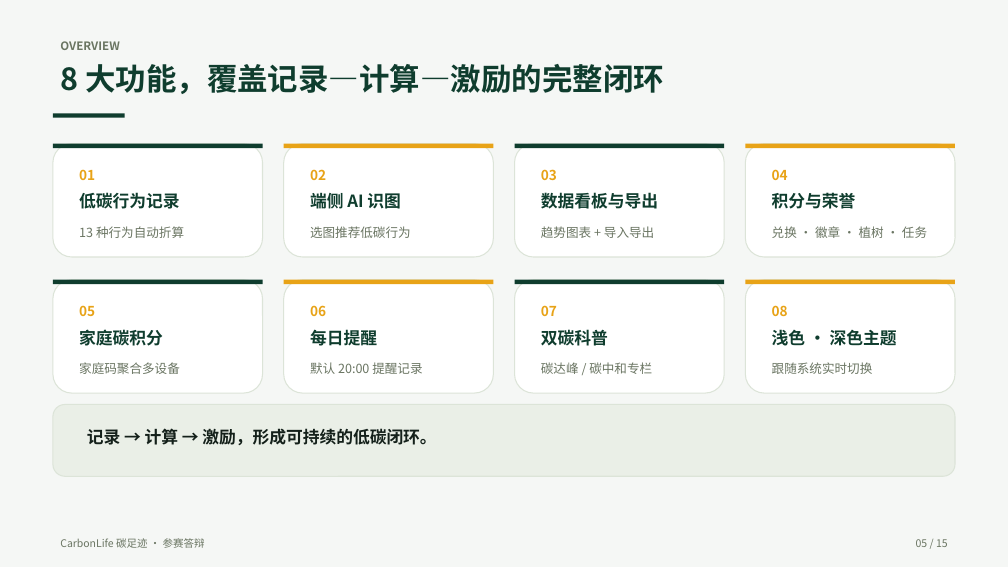
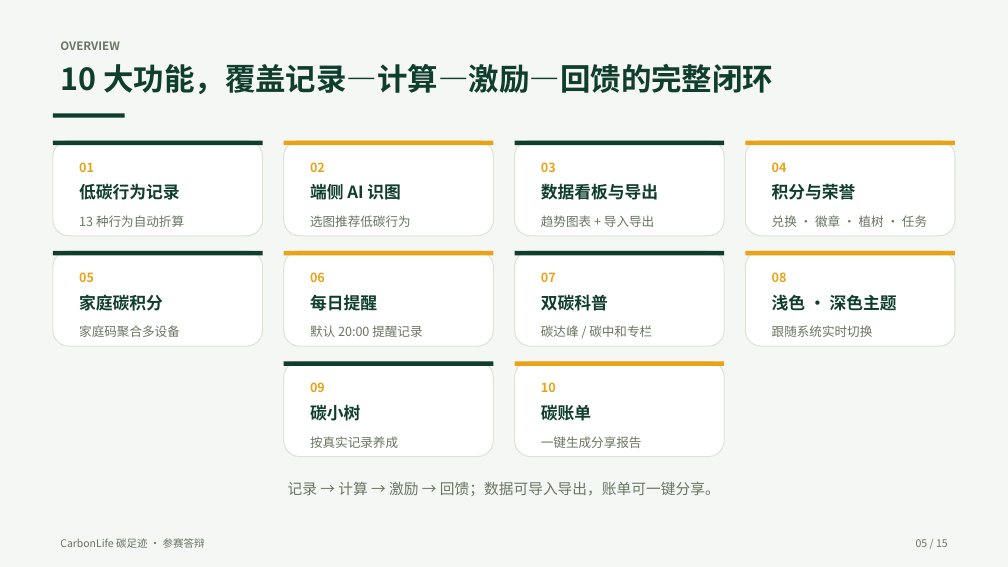
Before and after one commit to zyx-dc/CarbonLife, a slide deck: slide 5 of docs/tasks/ppt/CarbonLife-答辩PPT.pptx. Drawn at 1008x567 pixels with LibreOffice and Linux fonts; fonts in the diff are those of the drawing. Boxes give left, top, right and bottom in pixels: in the first picture for what was removed or moved away, otherwise in the second. Text is boxed around its words. In the diff, an @@ line names an element or a change of style, - is before the commit and + after.

Commit message:
docs(submission): add the sapling and carbon report to the deck and design doc
The app gained two features since the last docs pass:

- 碳小树 - a tree grown from real records (six stages, daily growth cap 80,
  +5%/day streak bonus capped at +50%, no downgrade when a streak breaks, canopy
  decorations driven by the behaviour mix)
- 碳账单 - a shareable report (tree + stage + lean, cumulative saving, points /
  trees / active days / longest streak, composition bars, copy-text and save-PNG)

Neither was in the defense deck or the design document.

Kept the 15-page structure (option A agreed with the user: squeeze, don't
restructure):

- slide 5: "8 大功能" -> "10 大功能"; 4x3 grid with the two new cards centred on
  the last row, and the old full-width summary band replaced by a one-line caption
- slide 10: "积分 · 徽章 · 植树" -> "积分 · 荣誉 · 树苗"; row 3 is now the sapling and
  the phone shows the carbon report instead of the rewards page (one image covers
  tree, stage, points, trees planted and composition)
- slide 8: "导入导出" -> "导入 · 分享", description mentions the report PNG
- slides 1/11 pick up the new home screenshot, which now carries the sapling card

Design doc: F10/F11 in table 2, new sections 4.10 (sapling) and 4.11 (report) with
figures 13/14, two verification rows in section 8, and the completed list in 9.1.
Section 4.8 (light/dark theme) is text-only now - see below.

Screenshots: re-captured 13 screens on the emulator using the repo's own
scripts/make-demo-seed.ps1 seed (5 days x 4 walks) plus one record and one
redemption, so every figure shows the same numbers (3.57 kg / 387 earned /
237 available / 150 spent). The dark-mode home is intentionally not included this
round (user's call), so the figure numbering shifts - 15 figures total.

scripts/make-shots.py grew an explicit crop box for card-level figures (the
sapling card and the report sheet, whose dimmed backdrop is trimmed) and now also
emits the report asset for the deck.

```diff
--- a/docs/tasks/ppt/CarbonLife-答辩PPT.pptx
+++ b/docs/tasks/ppt/CarbonLife-答辩PPT.pptx
@@ text at (x1=60, y1=64, x2=773, y2=94): text changed @@
-8 大功能，覆盖记录—计算—激励的完整闭环
+10 大功能，覆盖记录—计算—激励—回馈的完整闭环
@@ rounded rectangle resized from (x1=53, y1=144, x2=262, y2=257) to (x1=53, y1=141, x2=262, y2=236) @@
@@ rounded rectangle resized from (x1=284, y1=144, x2=493, y2=257) to (x1=284, y1=141, x2=493, y2=236) @@
@@ rounded rectangle resized from (x1=515, y1=144, x2=724, y2=257) to (x1=515, y1=141, x2=724, y2=236) @@
@@ rounded rectangle resized from (x1=746, y1=144, x2=955, y2=257) to (x1=746, y1=141, x2=955, y2=236) @@
@@ 4 texts moved together from (x1=79, y1=169, x2=788, y2=180) to (x1=79, y1=162, x2=787, y2=172) @@
@@ 8 texts moved together from (x1=79, y1=190, x2=927, y2=238) to (x1=79, y1=181, x2=927, y2=227) @@
@@ rounded rectangle resized from (x1=53, y1=280, x2=262, y2=393) to (x1=53, y1=251, x2=262, y2=346) @@
@@ rounded rectangle resized from (x1=284, y1=280, x2=493, y2=393) to (x1=284, y1=251, x2=493, y2=346) @@
@@ rounded rectangle resized from (x1=515, y1=280, x2=724, y2=393) to (x1=515, y1=251, x2=724, y2=346) @@
@@ size 13 to 12 pt in 8 elements at (x1=79, y1=162, x2=94, y2=172), (x1=310, y1=162, x2=325, y2=172), (x1=772, y1=162, x2=787, y2=172), (x1=541, y1=162, x2=556, y2=172), (x1=79, y1=272, x2=94, y2=282), (x1=310, y1=272, x2=325, y2=282), (x1=772, y1=272, x2=787, y2=282), (x1=541, y1=272, x2=556, y2=282) @@
@@ 4 rectangles moved together from (x1=53, y1=280, x2=955, y2=284) to (x1=53, y1=251, x2=955, y2=256) @@
@@ rounded rectangle resized from (x1=746, y1=280, x2=955, y2=393) to (x1=746, y1=251, x2=955, y2=346) @@
@@ 12 texts moved together from (x1=79, y1=305, x2=897, y2=374) to (x1=79, y1=272, x2=897, y2=337) @@
@@ rounded rectangle added at (x1=284, y1=361, x2=493, y2=457), fill #FFFFFF, outline #DCE4D8 1 pt @@
@@ rectangle added at (x1=284, y1=361, x2=493, y2=366), fill #0F3D2E @@
@@ text added at (x1=310, y1=382, x2=325, y2=392), 12 pt, text #E8A317, bold @@
+09
@@ rounded rectangle added at (x1=515, y1=361, x2=724, y2=457), fill #FFFFFF, outline #DCE4D8 1 pt @@
@@ rectangle added at (x1=515, y1=361, x2=724, y2=366), fill #E8A317 @@
@@ text added at (x1=541, y1=382, x2=556, y2=392), 12 pt, text #E8A317, bold @@
+10
@@ rounded rectangle removed at (x1=53, y1=405, x2=955, y2=476) @@
@@ text added at (x1=310, y1=404, x2=360, y2=421), 16 pt, text #0F3D2E, bold @@
+碳小树
@@ text added at (x1=541, y1=405, x2=591, y2=421), 16 pt, text #0F3D2E, bold @@
+碳账单
@@ text added at (x1=310, y1=436, x2=398, y2=448), 12 pt, text #6A7562 @@
+按真实记录养成
@@ text added at (x1=541, y1=436, x2=642, y2=448), 12 pt, text #6A7562 @@
+一键生成分享报告
@@ text at (x1=288, y1=481, x2=720, y2=496): text changed; size 16 to 14 pt; text colour #14201A to #6A7562; bold off @@
-记录 → 计算 → 激励，形成可持续的低碳闭环。
+记录 → 计算 → 激励 → 回馈；数据可导入导出，账单可一键分享。
```
Also in this commit, not shown: 3 other slides changed, 31 other files.
